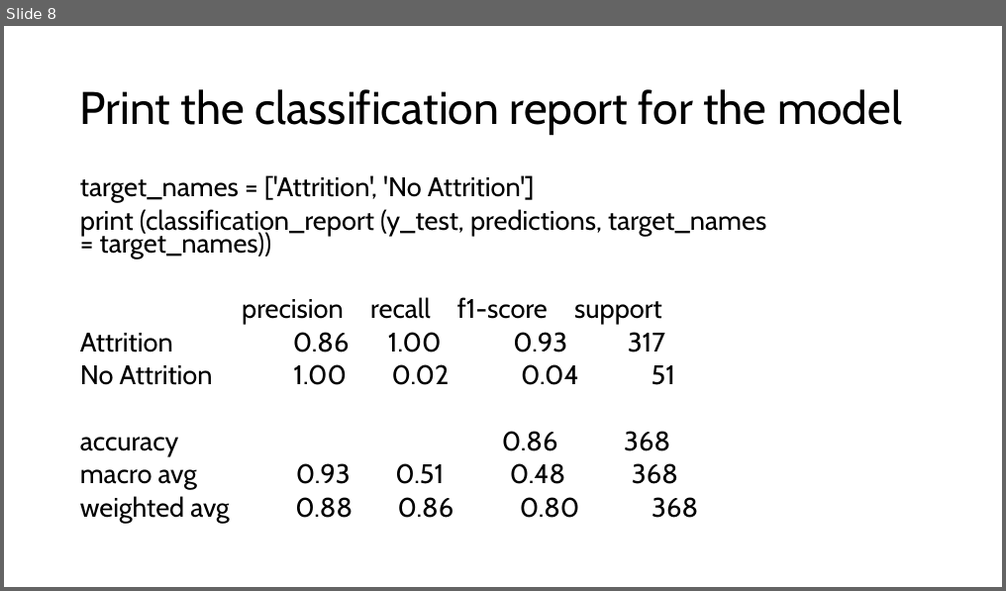
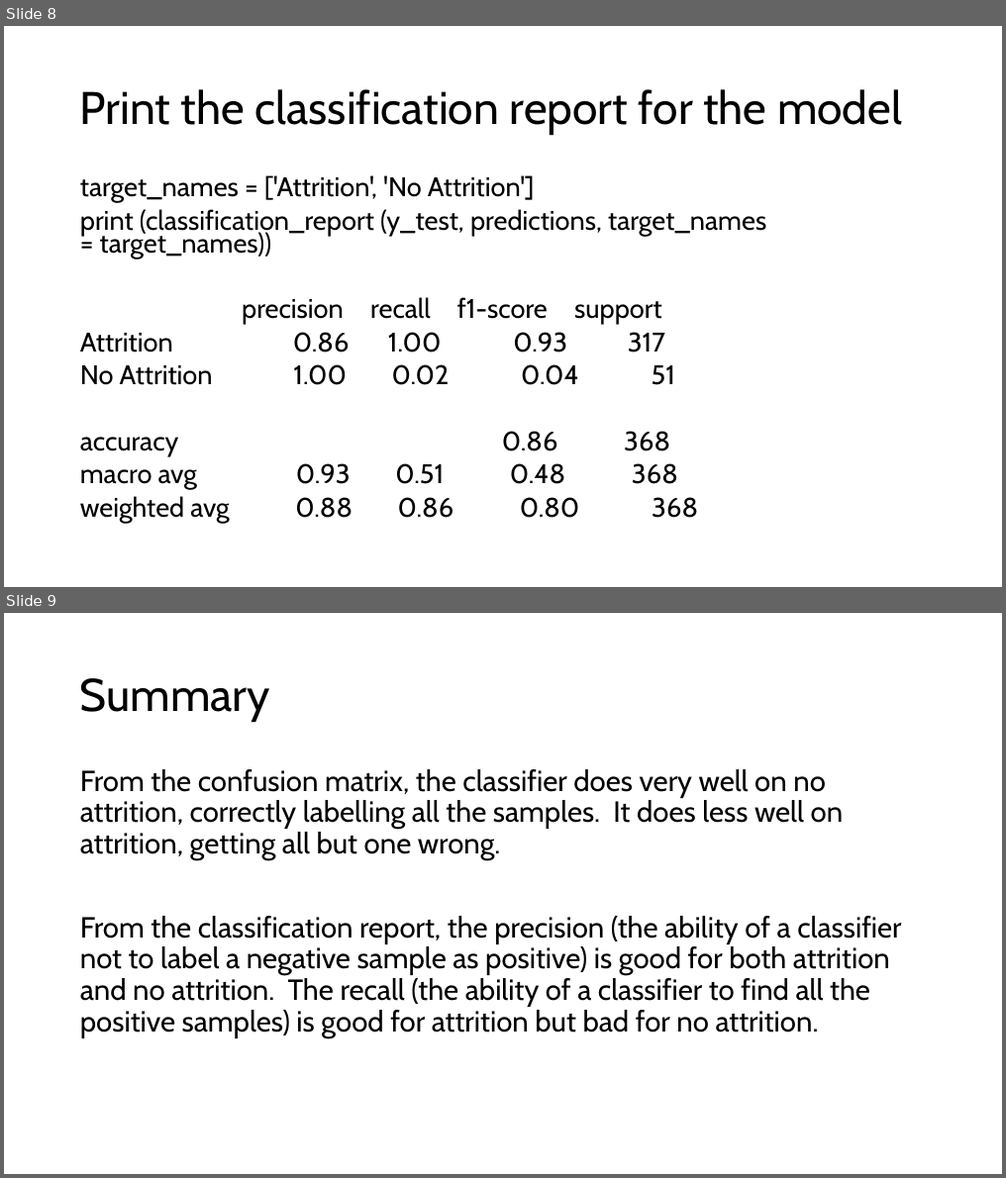
Before and after one commit to ddaniel2024/Project-4, a slide deck: Attrition_predictor.pptx. Shown one above the other, each under a label of ours: slide 8 before the commit, slides 8 and 9 after it. The pictures are 1006x591 and 1006x1178 pixels, drawn with LibreOffice and Linux fonts; fonts in the diff are those of the drawing. Boxes give left, top, right and bottom in pixels: in the first picture for what was removed or moved away, otherwise in the second. Text is boxed around its words. In the diff, an @@ line names an element or a change of style, - is before the commit and + after.

```diff
--- a/Attrition_predictor.pptx
+++ b/Attrition_predictor.pptx
@@ slide 9 added at (4, 613, 1002, 1174), background #FFFFFF @@
@@ title added at (80, 678, 270, 722), 44 pt, text #000000 @@
+Summary
@@ text added at (80, 769, 901, 1039), 28 pt, text #000000 @@
+From the confusion matrix, the classifier does very well on no attrition, correctly labelling all the samples. It does less well on attrition, getting all but one wrong.
+From the classification report, the precision (the ability of a classifier not to label a negative sample as positive) is good for both attrition and no attrition. The recall (the ability of a classifier to find all the positive samples) is good for attrition but bad for no attrition.
```
